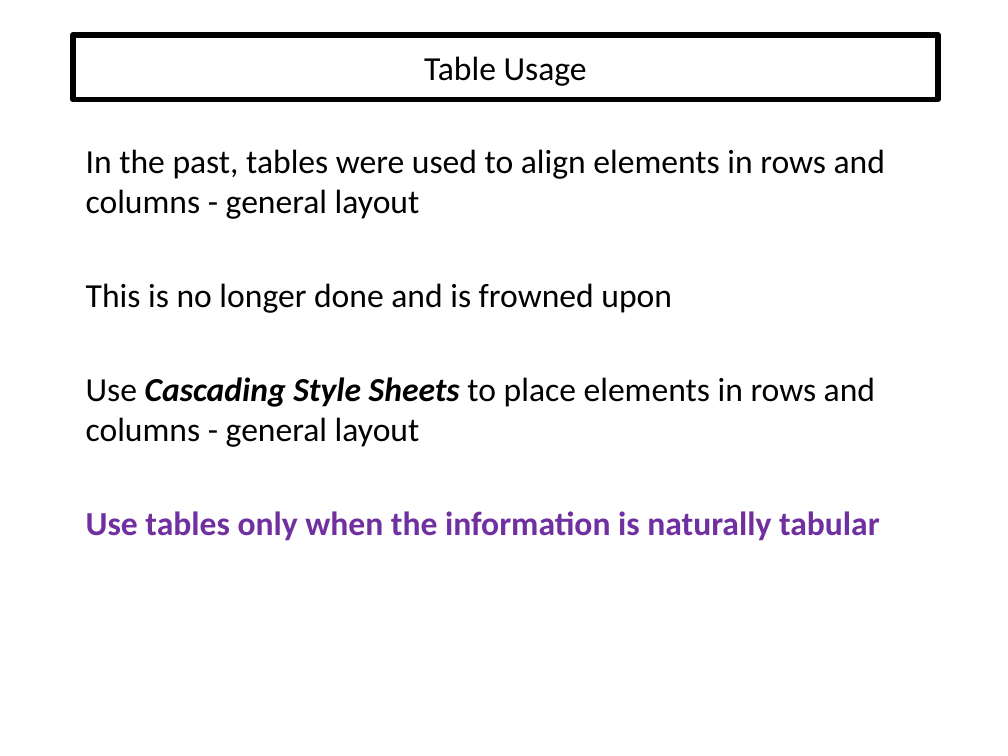
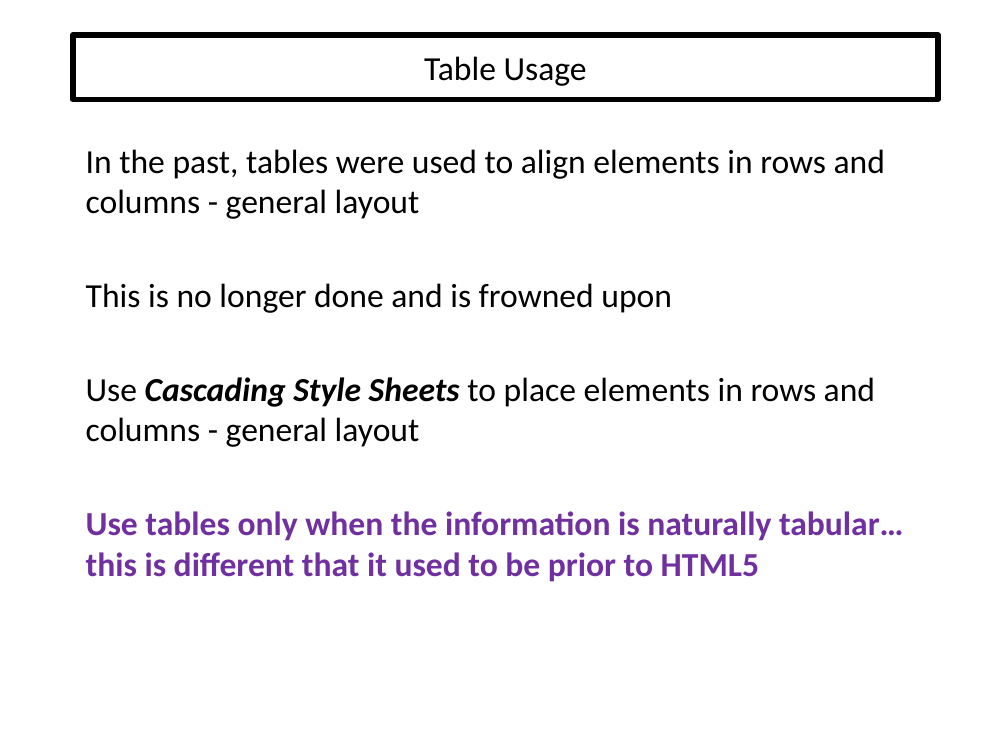
Before and after one commit to EricJPogue/www-epogue-info, a slide deck: slide 40 of CPSC-24700/Presentations/HTML5.pptx. Drawn at 1008x756 pixels with LibreOffice and Linux fonts; fonts in the diff are those of the drawing. Boxes give left, top, right and bottom in pixels: in the first picture for what was removed or moved away, otherwise in the second. Text is boxed around its words. In the diff, an @@ line names an element or a change of style, - is before the commit and + after.

Commit message:
Add session 5 documents and update HTML presentation.

```diff
--- a/CPSC-24700/Presentations/HTML5.pptx
+++ b/CPSC-24700/Presentations/HTML5.pptx
@@ text at [86, 511, 904, 582]: text changed @@
-Use tables only when the information is naturally tabular
+Use tables only when the information is naturally tabular… this is different that it used to be prior to HTML5
```
Also in this commit, not shown: 5 other slides changed, 5 other files.
